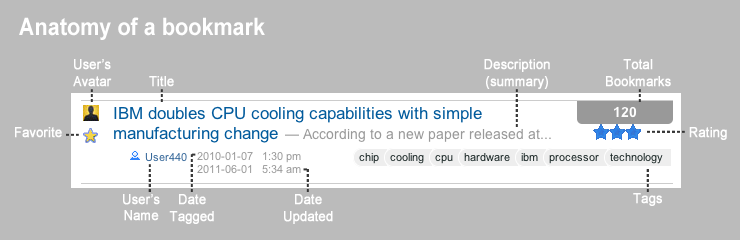
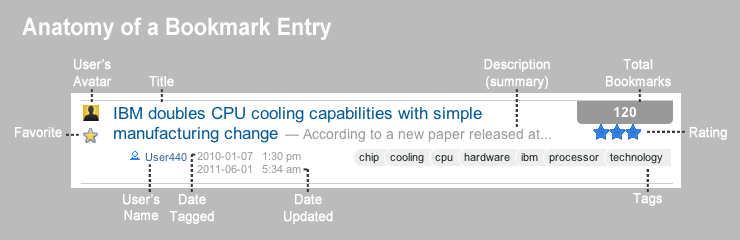
Revision of a layered w=740, h=240 image; what changed, layer by layer:
renamed "Anatomy of a bookmark" to "Anatomy of a Bookmark Entry", painted on it over box(19, 17, 332, 40)
